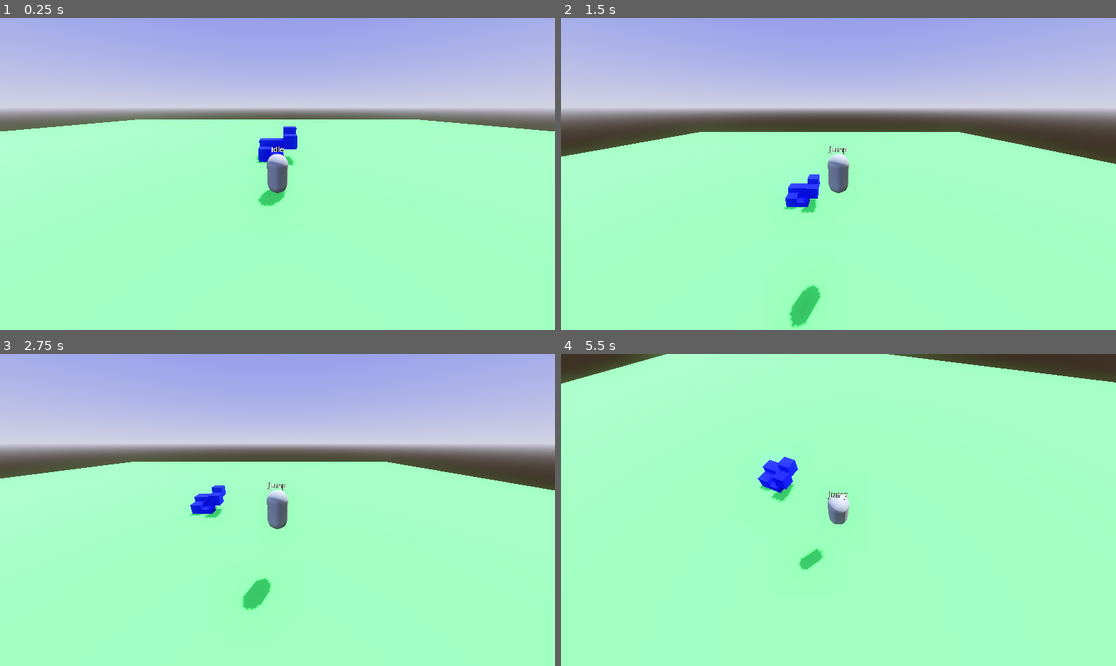
Above: before the commit, frames 1-4 (two rows, left to right).
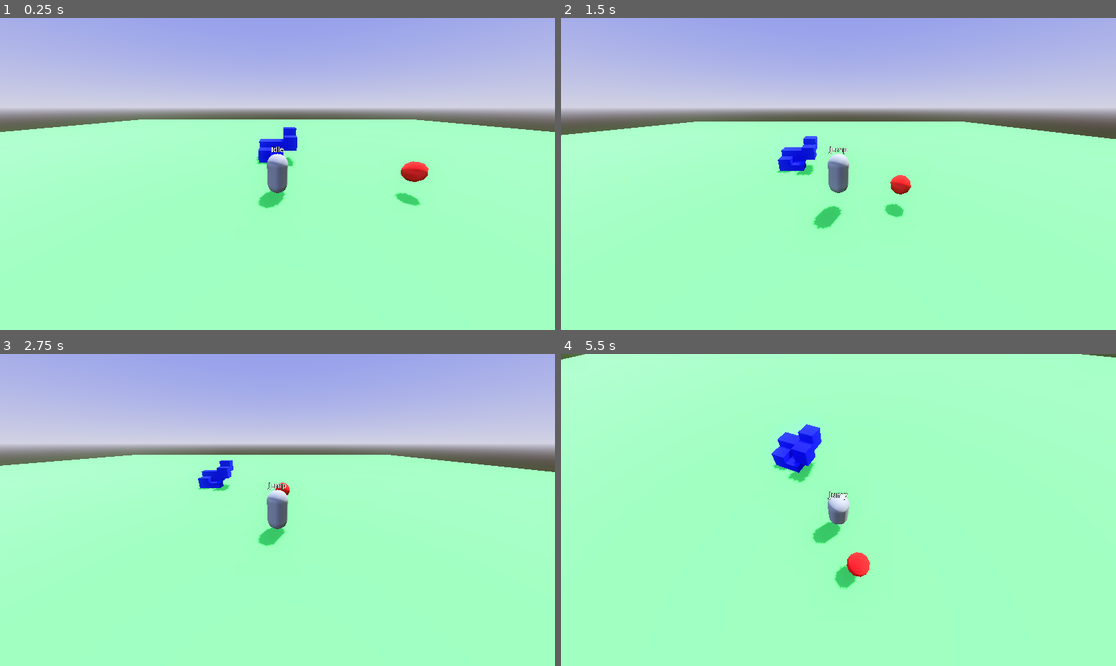
Above: after the commit, the same moments.

Repository: LegandGame/TGC-Game-Jam-2025
Game: Godot game, scene res://Environment/test_level.tscn
Two runs of this game, one before a commit and one after it. Both use one fixed random seed, a clock stepped at 60 frames per second and the inputs below.
Inputs (mouse positions are in pixels of both pictures, inside the frame that each line leads up to):
- Up to frame 1 (0.25 s): no input
- Up to frame 2 (1.5 s): tap Enter (ui_accept) at 0.5, 0.6 s; move the mouse to (960, 158) at 0.52 s; hold D (move_right) 0.53-1.28 s; tap Space (jump) at 0.77, 0.8, 1.07, 1.35 s; move the mouse to (727, 189) at 1.27 s; hold S (move_back) from 1.28 s (still down)
- Up to frame 3 (2.75 s): tap Space (jump) at 1.52, 1.82, 2.3 s; tap Enter (ui_accept) at 1.55 s; move the mouse to (333, 441) at 2.02 s; release S (move_back) at 2.03 s; press the mouse at (333, 441) at 2.03 s; hold D (move_right) from 2.03 s (still down)
- Up to frame 4 (5.5 s): move the mouse to (832, 516) at 2.77 s; release D (move_right) at 2.78 s; release the mouse at (832, 516) at 2.78 s; hold W (move_forward) from 2.78 s (still down); tap Mouse wheel down (scroll_down) at 2.85 s; tap Space (jump) at 3.02, 3.32, 3.77, 3.8, 4.07, 4.52, 4.82, 5.3 s; tap Enter (ui_accept) at 3.05, 4.35, 5.1 s; move the mouse to (877, 513) at 3.52 s; tap Mouse wheel up (scroll_up) at 3.6 s; move the mouse to (794, 506) at 4.27 s; move the mouse to (844, 510) at 5.02 s

The runs differ from the first frame. In frame 1, 0.6% of the frame differs, in the area x 0-100%, y 32-62%; in frame 2, 7.0%, in the area x 0-100%, y 32-100%; in frame 3, 4.6%; in frame 4, 5.2%.

Commit message:
added hitbox and hurtbox components

Diff:
--- /dev/null
+++ b/Common/Hitbox_Hurtbox/hitbox.gd
@@ -0,0 +1,10 @@
+class_name HitboxComponent extends Area3D
+
+@export var value : int = -1	# use negative values to deal damage. positive to heal
+
+func _ready() -> void:
+	area_entered.connect(_on_area_entered)
+
+func _on_area_entered(area: Area3D) -> void:
+	if area is HurtboxComponent:
+		area.on_hurt(value)
--- /dev/null
+++ b/Common/Hitbox_Hurtbox/hurtbox.gd
@@ -0,0 +1,6 @@
+class_name HurtboxComponent extends Area3D
+
+signal hurt(value)
+
+func on_hurt(value : int) -> void:
+	hurt.emit(value)
--- a/Entities/Player/player.gd
+++ b/Entities/Player/player.gd
@@ -12,6 +12,9 @@
 @onready var camera : Camera3D = $CameraPivot/SpringArm3D/Camera3D
 @onready var cameraSpringArm : SpringArm3D = $CameraPivot/SpringArm3D
 @onready var stateMachine : StateMachine = $StateMachine
+@onready var hurtbox : HurtboxComponent = $Hurtbox
+@onready var health : HealthComponent = $Health
+@onready var stamina : HealthComponent = $Stamina
 
 @export_category("Properties")
 @export var speed : float = 5.0
@@ -25,9 +28,14 @@
 var is_sprinting : bool
 
 func _ready() -> void:
+	# change camera fov
 	camera.fov = fov
+	# initialize player states
 	for state in stateMachine.states.values():
 		state.player = self
+	# connect health
+	hurtbox.hurt.connect(health.change_cur_health)
+	health.health_empty.connect(die)
 
 
 func _physics_process(delta: float) -> void:
@@ -43,24 +51,6 @@
 	if scroll:
 		cameraSpringArm.spring_length += scroll * delta * 2.0
 		cameraSpringArm.spring_length = clamp(cameraSpringArm.spring_length, 2.0, 10.0)
-
-	# Add the gravity.
-	if not is_on_floor():
-		velocity += get_gravity() * delta
-
-	# JUMPING
-	if Input.is_action_just_pressed("ui_accept") and is_on_floor():
-		velocity.y = jumpForce
-
-	# MOVEMENT
-	#var input_dir := Input.get_vector("move_left", "move_right", "move_forward", "move_back")
-	#var direction := (cameraPivot.transform.basis * Vector3(input_dir.x, 0, input_dir.y)).normalized()
-	#if direction:
-		#velocity.x = direction.x * SPEED
-		#velocity.z = direction.z * SPEED
-	#else:
-		#velocity.x = move_toward(velocity.x, 0, SPEED)
-		#velocity.z = move_toward(velocity.z, 0, SPEED)
 
 	move_and_slide()
 
@@ -84,3 +74,7 @@
 			cameraInputDir.y = -event.screen_relative.y * mouseSensitivity
 		if invertMouseDirX:
 			cameraInputDir.x = -event.screen_relative.x * mouseSensitivity
+
+
+func die() -> void:
+	get_tree().quit()
--- a/Entities/Player/player.tscn
+++ b/Entities/Player/player.tscn
@@ -1,6 +1,7 @@
-[gd_scene load_steps=10 format=3 uid="uid://de2sy05ot418v"]
+[gd_scene load_steps=12 format=3 uid="uid://de2sy05ot418v"]
 
 [ext_resource type="Script" uid="uid://cbh06rw2r5lge" path="res://Entities/Player/player.gd" id="1_ffboj"]
+[ext_resource type="Script" uid="uid://dkt6ayks3pwtb" path="res://Common/Hitbox_Hurtbox/hurtbox.gd" id="2_01a4e"]
 [ext_resource type="Script" uid="uid://b5dgfcs3asibd" path="res://Common/State_Machine/state_machine.gd" id="2_3uyv8"]
 [ext_resource type="Script" uid="uid://nn70c4isn8j1" path="res://Entities/Player/States/player_idle.gd" id="3_lu8i8"]
 [ext_resource type="Script" uid="uid://dq2qpcu3uqcm0" path="res://Entities/Player/States/player_walk.gd" id="4_tekja"]
@@ -9,16 +10,24 @@
 
 [sub_resource type="CapsuleShape3D" id="CapsuleShape3D_mv1ah"]
 
+[sub_resource type="CapsuleShape3D" id="CapsuleShape3D_7a1se"]
+
 [sub_resource type="CapsuleMesh" id="CapsuleMesh_mv1ah"]
 
 [sub_resource type="SphereShape3D" id="SphereShape3D_mv1ah"]
 
 [node name="Player" type="CharacterBody3D" groups=["player"]]
 script = ExtResource("1_ffboj")
-jumpForce = 10.0
 
 [node name="Collider" type="CollisionShape3D" parent="."]
 shape = SubResource("CapsuleShape3D_mv1ah")
+
+[node name="Hurtbox" type="Area3D" parent="."]
+script = ExtResource("2_01a4e")
+metadata/_custom_type_script = "uid://dkt6ayks3pwtb"
+
+[node name="CollisionShape3D" type="CollisionShape3D" parent="Hurtbox"]
+shape = SubResource("CapsuleShape3D_7a1se")
 
 [node name="PlayerMesh" type="MeshInstance3D" parent="."]
 mesh = SubResource("CapsuleMesh_mv1ah")
--- a/Environment/test_level.tscn
+++ b/Environment/test_level.tscn
@@ -1,6 +1,7 @@
-[gd_scene load_steps=7 format=3 uid="uid://da4nccnci7wmy"]
+[gd_scene load_steps=10 format=3 uid="uid://da4nccnci7wmy"]
 
 [ext_resource type="PackedScene" uid="uid://de2sy05ot418v" path="res://Entities/Player/player.tscn" id="1_bst0x"]
+[ext_resource type="Script" uid="uid://cvkvog5ij3rpo" path="res://Common/Hitbox_Hurtbox/hitbox.gd" id="2_17f7b"]
 
 [sub_resource type="ProceduralSkyMaterial" id="ProceduralSkyMaterial_yijdk"]
 sky_top_color = Color(0.419318, 0.460197, 0.85151, 1)
@@ -22,6 +23,11 @@
 
 [sub_resource type="StandardMaterial3D" id="StandardMaterial3D_bst0x"]
 albedo_color = Color(0, 0, 1, 1)
+
+[sub_resource type="BoxShape3D" id="BoxShape3D_8uj1e"]
+
+[sub_resource type="StandardMaterial3D" id="StandardMaterial3D_17f7b"]
+albedo_color = Color(1, 0, 0, 1)
 
 [node name="TestLevel" type="Node3D"]
 
@@ -77,3 +83,14 @@
 
 [node name="Player" parent="." instance=ExtResource("1_bst0x")]
 transform = Transform3D(1, 0, 0, 0, 1, 0, 0, 0, 1, 0, 1.08847, 0)
+
+[node name="TestHitbox" type="Area3D" parent="."]
+transform = Transform3D(1, 0, 0, 0, 1, 0, 0, 0, 1, 6.64014, 1.2164, 0)
+script = ExtResource("2_17f7b")
+metadata/_custom_type_script = "uid://cvkvog5ij3rpo"
+
+[node name="CollisionShape3D" type="CollisionShape3D" parent="TestHitbox"]
+shape = SubResource("BoxShape3D_8uj1e")
+
+[node name="CSGSphere3D" type="CSGSphere3D" parent="TestHitbox"]
+material_override = SubResource("StandardMaterial3D_17f7b")
Not shown, added: Common/Hitbox_Hurtbox/hitbox.gd.uid
Not shown, added: Common/Hitbox_Hurtbox/hurtbox.gd.uid
